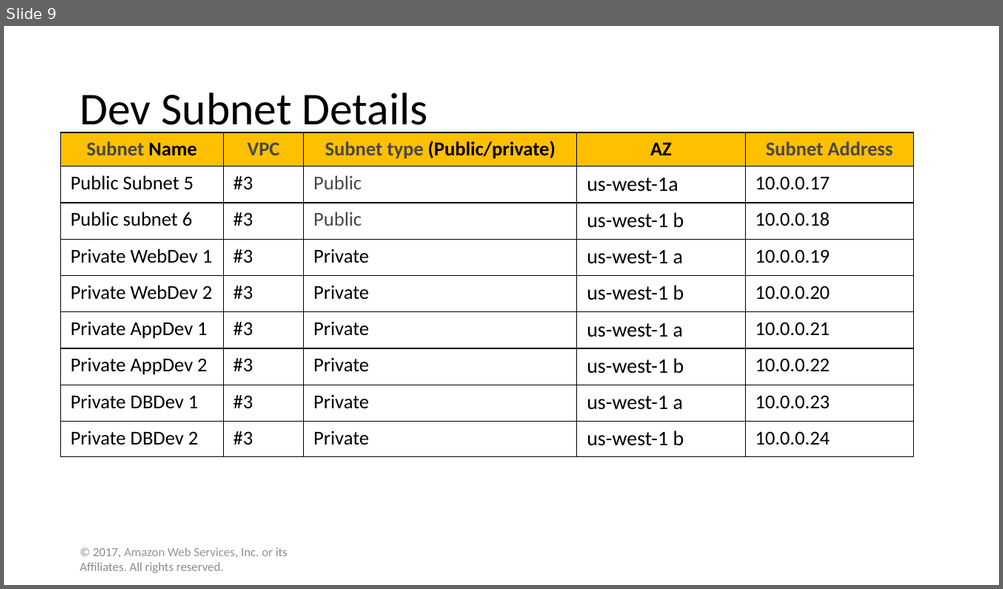
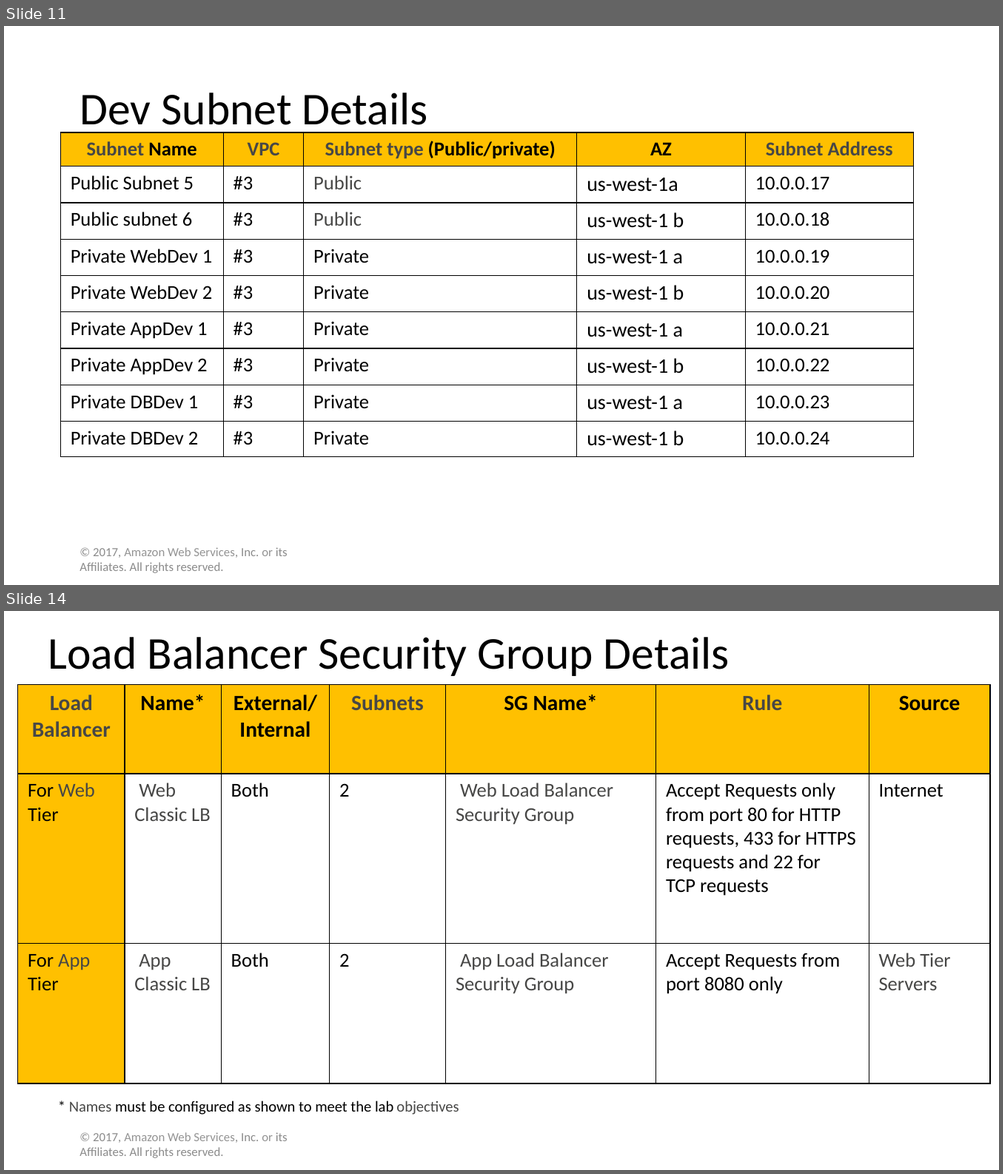
Before and after one commit to WilliamCareySemiColon/college_y3, a slide deck: Cloud_Computing/Labs/Assignment/part 1/Solution Template.pptx. Shown one above the other, each under a label of ours: slide 9 before the commit, slides 11 and 14 after it; the slides between them are not shown. The pictures are 1003x589 and 1003x1174 pixels, drawn with LibreOffice and Linux fonts; fonts in the diff are those of the drawing. Boxes give left, top, right and bottom in pixels: in the first picture for what was removed or moved away, otherwise in the second. Text is boxed around its words. In the diff, an @@ line names an element or a change of style, - is before the commit and + after.

```diff
--- a/Cloud_Computing/Labs/Assignment/part 1/Solution Template.pptx
+++ b/Cloud_Computing/Labs/Assignment/part 1/Solution Template.pptx
@@ slide 14 added at (4,611,999,1170), background #FFFFFF @@
@@ title added at (48,637,729,676), 44 pt, text #000000 @@
+Load Balancer Security Group Details
@@ table added at (18,685,990,1085), 3 rows, 7 columns @@
+Load Balancer | Name* | External/Internal | Subnets | SG Name* | Rule | Source
+For Web Tier | Web Classic LB | Both | 2 | Web Load Balancer Security Group | Accept Requests only from port 80 for HTTP requests, 433 for HTTPS requests and 22 for TCP requests | Internet
+For App Tier | App Classic LB | Both | 2 | App Load Balancer Security Group | Accept Requests from port 8080 only | Web Tier Servers
@@ text added at (69,1101,458,1115), 14.7 pt, text #000000 @@
+* Names must be configured as shown to meet the lab objectives
@@ text added at (79,1133,287,1159), 12 pt, text #8C8C8C @@
+© 2017, Amazon Web Services, Inc. or its Affiliates. All rights reserved.
@@ what was slide 9 is now slide 11 @@
```
Also in this commit, not shown: 8 slides changed, 3 other slides added, 3 other files.
